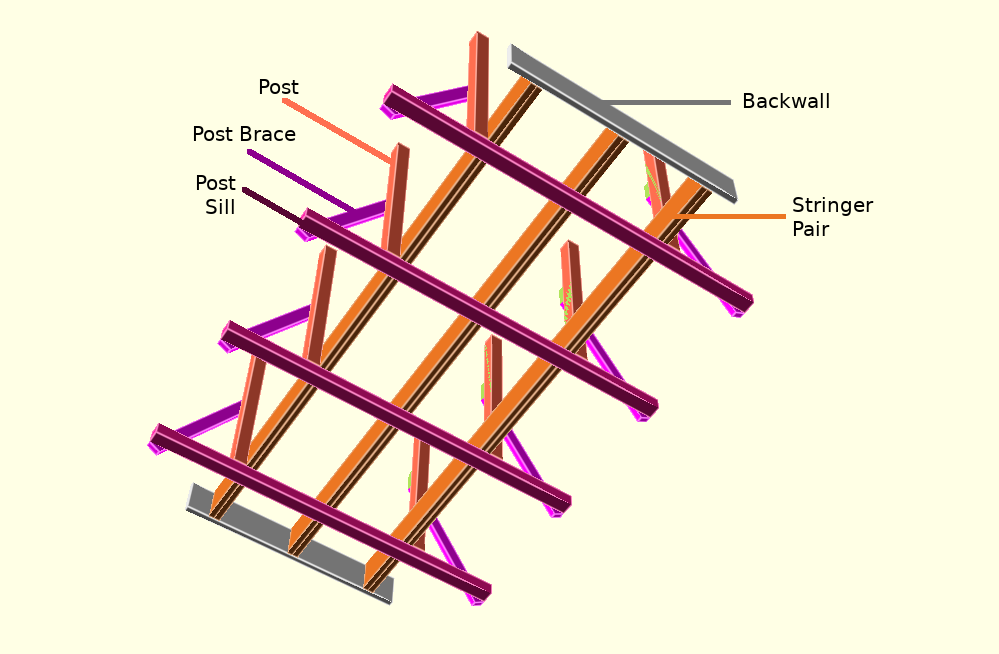
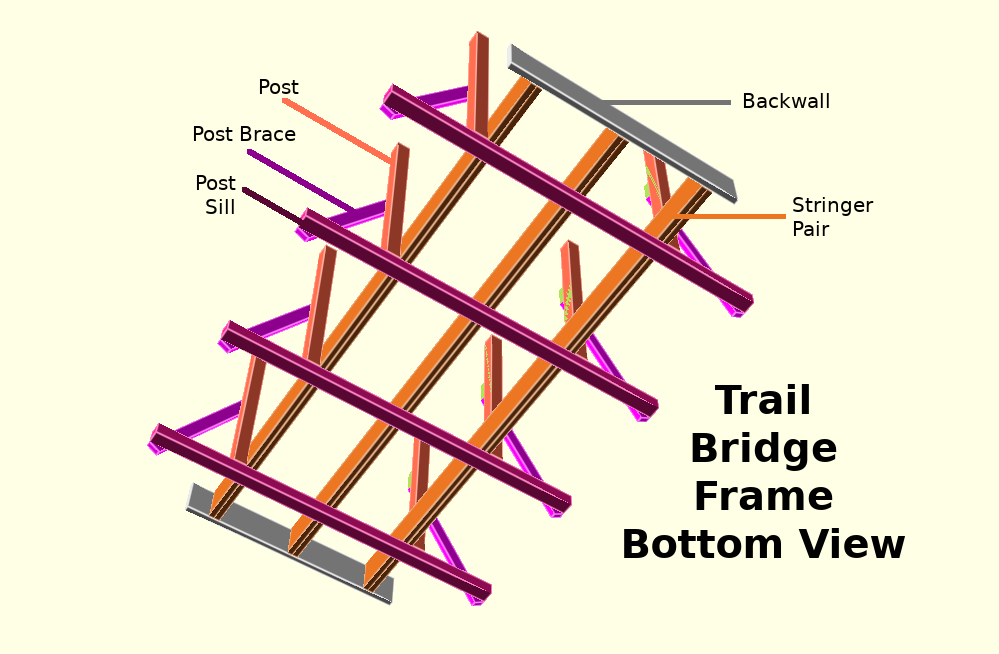
Layered file, before and after one edit (999 x 654). Changes by layer:
added layer "Trail ..." above "Pointers" over (624, 384, 905, 558)
